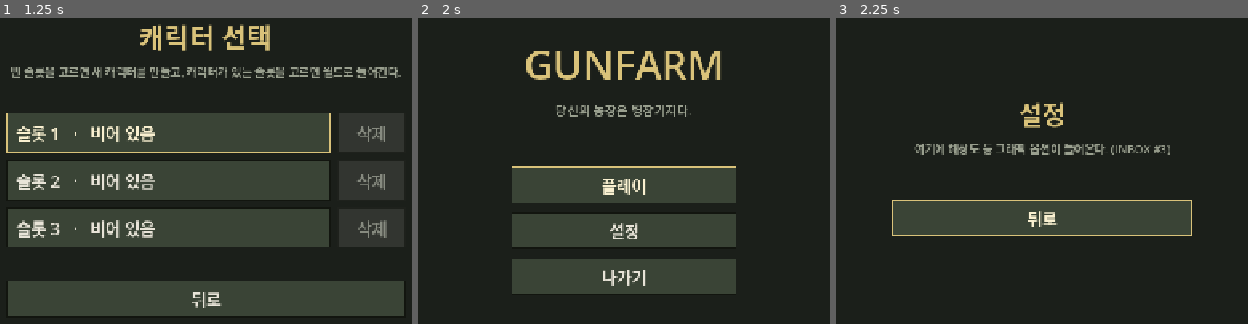
Above: before the commit, frames 1-3 (left to right).
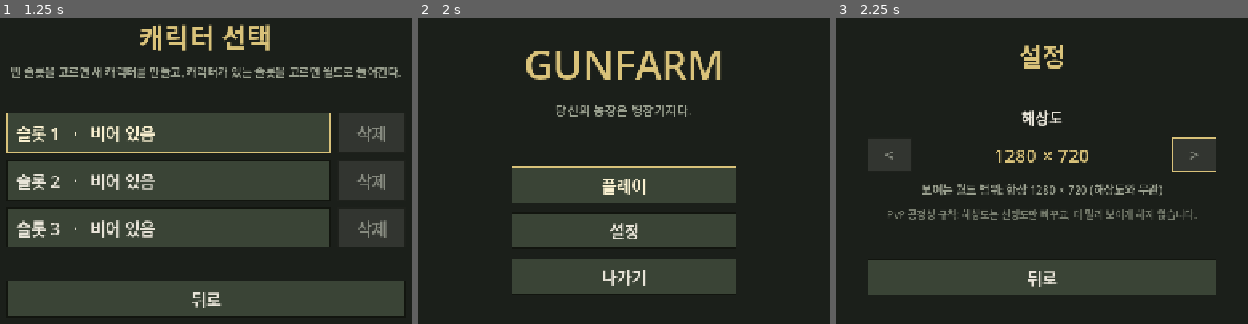
Above: after the commit, the same moments.

Repository: kimtuna/Gunfarm
Game: Godot game, scene res://scenes/main_menu.tscn
The game is run twice, just before and just after one commit, with the same random seed, the same clock (stepped at 60 frames per second) and the same inputs.
Inputs:
- Up to frame 1 (1.25 s): click "플레이" at 0.5 s
- Up to frame 2 (2 s): click "뒤로" at 1.25 s
- Up to frame 3 (2.25 s): click "설정" at 2 s

Frames 1-2 are identical in both runs. In frame 3, 21% of the frame differs, in the area x 7-93%, y 8-91%.

Commit message:
[INBOX #3] 설정 화면 해상도 옵션 — 해상도를 바꿔도 보이는 월드 범위는 고정
설정 화면에 해상도 선택(1280x720 / 1600x900 / 1920x1080 / 2560x1440)을 넣고, 고른 값을
user://settings.json 에 저장해 진입 씬에서 창에 반영한다. 해상도를 바꿔도 카메라가 덮는
월드 범위는 항상 논리 해상도 1280x720 그대로임을 자체 QA로 검증했다.

## 스스로 판단해서 고친 부분
- project.godot 의 stretch aspect 를 expand → keep 으로 바꿨다. expand 는 같은 16:9
  해상도끼리는 문제가 없지만, 사용자가 창틀을 끌어 16:9 아닌 비율로 만들면 월드가 더
  보여서 DESIGN.md 의 PvP 공정성 규칙을 깬다. keep 은 여백만 생기고 시야는 고정이다.
- 해상도 목록에서 지금 모니터에 안 들어가는 크기는 걸러낸다. 창이 화면 밖으로 삐져나가면
  뒤로 버튼조차 못 누르는 상황이 생기기 때문이다.
- 자리만 잡아뒀던 scripts/menu_placeholder.gd 를 지웠다 — 설정 화면이 채워져서 참조가
  없어졌다.
- 검증용 씬 qa/world_range_probe.tscn 을 새로 만들었다. 시야 경계 안쪽에 초록, 바깥에
  빨강 표식을 둬서 "빨강이 보이면 불합격"을 스크린샷만으로 판정할 수 있게 했다.
  카메라를 건드리는 다음 바퀴들이 그대로 재사용한다.

## 어려움 / 에러와 해결
- "보이는 월드 범위"를 창 크기로 계산하면 틀린다(stretch canvas_items 에서는 창을 키워도
  논리 해상도가 그대로다). 캔버스 변환의 역으로 뷰포트를 월드로 되돌려서 계산하는 방식으로
  풀었고, 이 사실은 docs/GOTCHAS.md 에 남겼다.

Co-Authored-By: Claude Opus 5 <noreply@anthropic.com>

Diff:
--- a/game/project.godot
+++ b/game/project.godot
@@ -15,11 +15,13 @@
 [display]
 
 ; PvP 공정성: 해상도를 바꿔도 보이는 월드 범위는 동일해야 한다 (docs/DESIGN.md "카메라 / 해상도").
-; canvas_items + expand 로 논리 해상도를 고정하고 비율만 늘린다.
+; canvas_items + keep 로 논리 해상도 1280x720 을 고정한다 — 창을 아무 크기/비율로 바꿔도
+; 보이는 월드 범위는 그대로고 선명도와 여백만 달라진다. (expand 는 창을 넓히면 월드가
+; 더 보여서 이 규칙을 깬다.)
 window/size/viewport_width=1280
 window/size/viewport_height=720
 window/stretch/mode="canvas_items"
-window/stretch/aspect="expand"
+window/stretch/aspect="keep"
 
 [rendering]
 
--- /dev/null
+++ b/game/qa/qa_settings.gd
@@ -0,0 +1,191 @@
+extends SceneTree
+
+## INBOX #3 자체 QA — 설정 화면의 해상도 옵션과 PvP 공정성 규칙.
+##
+## 실행:
+##   /Applications/Godot.app/Contents/MacOS/Godot --path game --script qa/qa_settings.gd
+##   (--headless 를 붙이면 캡처가 안 된다 — docs/GOTCHAS.md 참고)
+##
+## 확인하는 것:
+##   1) 설정 화면에서 해상도를 고르면 창 크기가 실제로 바뀌고 user:// 에 저장된다.
+##   2) 다시 들어오면 저장된 값이 그대로 보이고, 진입 씬(메인 메뉴)이 그걸 창에 반영한다.
+##   3) **해상도가 달라져도 카메라가 보여주는 월드 범위는 똑같다** (docs/DESIGN.md
+##      "카메라 / 해상도"). 창을 16:9 아닌 비율로 늘려도 마찬가지여야 한다.
+
+const SettingsStore := preload("res://scripts/settings_store.gd")
+
+const SHOTS := "user://qa_shots"
+const SETTINGS_SCENE := "res://scenes/settings.tscn"
+const MAIN_MENU_SCENE := "res://scenes/main_menu.tscn"
+const PROBE_SCENE := "res://qa/world_range_probe.tscn"
+
+## 논리 해상도가 그대로 월드 범위다 — 카메라가 원점에 있으므로 이 사각형이 나와야 한다.
+const EXPECTED_RANGE := Rect2(-640, -360, 1280, 720)
+
+var _steps: Array[Callable] = []
+var _step := 0
+var _wait := 0
+var _fails: Array[String] = []
+var _options: Array[Vector2i] = []
+
+
+func _initialize() -> void:
+	DirAccess.make_dir_recursive_absolute(SHOTS)
+	# 이전 실행의 저장 상태가 남아 거짓 실패를 내지 않게 지우고 시작한다 (docs/GOTCHAS.md).
+	DirAccess.remove_absolute(ProjectSettings.globalize_path(SettingsStore.SAVE_PATH))
+	SettingsStore.apply_resolution(SettingsStore.BASE_SIZE)
+	change_scene_to_file(SETTINGS_SCENE)
+
+	_options = SettingsStore.available_resolutions()
+	print("[qa] 이 화면에서 고를 수 있는 해상도: %s" % str(_options))
+
+	_steps = [
+		_step_initial,
+		func(): _press("Layout/ResolutionRow/NextButton"),
+		_step_after_next,
+		func(): _press("Layout/ResolutionRow/PrevButton"),
+		_step_after_prev,
+		_step_save_then_reenter_menu,
+		_step_menu_applied,
+		_step_start_probe,
+	]
+	# 해상도마다: 적용 → 월드 범위 확인 + 캡처.
+	for i in _options.size():
+		var size: Vector2i = _options[i]
+		_steps.append(func(): SettingsStore.apply_resolution(size))
+		_steps.append(func(): _check_range("해상도 %dx%d" % [size.x, size.y], "1%d_range_%dx%d" % [i, size.x, size.y]))
+	# 사용자가 창을 손으로 끌어 16:9 아닌 비율로 만든 경우에도 시야가 넓어지면 안 된다.
+	_steps.append(func(): DisplayServer.window_set_size(Vector2i(1600, 720)))
+	_steps.append(func(): _check_range("창을 손으로 늘린 1600x720", "20_range_dragged_1600x720"))
+	_steps.append(_step_cleanup)
+
+
+func _process(_delta: float) -> bool:
+	if current_scene == null:
+		return false  # change_scene_to_file 은 지연 반영된다 (docs/GOTCHAS.md).
+	if _wait > 0:
+		_wait -= 1
+		return false
+	if _step >= _steps.size():
+		_report()
+		if not _fails.is_empty():
+			quit(1)
+		return true
+	var step: Callable = _steps[_step]
+	_step += 1
+	_wait = 4  # 상태 변경(특히 창 크기)이 화면에 반영될 때까지 몇 프레임 쉰다.
+	step.call()
+	return false
+
+
+# --- 설정 화면 -----------------------------------------------------------------
+
+func _step_initial() -> void:
+	_expect_value("1280 × 720", "저장된 설정이 없을 때 기본 해상도")
+	_shoot("00_settings_default")
+
+
+func _step_after_next() -> void:
+	if _options.size() < 2:
+		_fails.append("고를 수 있는 해상도가 %d개뿐이라 이 화면에서는 검증이 불가능하다" % _options.size())
+		return
+	var expected: Vector2i = _options[1]
+	_expect_value("%d × %d" % [expected.x, expected.y], "다음 해상도로 넘긴 뒤")
+	_expect_window(expected, "다음 해상도로 넘긴 뒤")
+	var saved: Vector2i = SettingsStore.load_settings().get("resolution", Vector2i.ZERO)
+	if saved != expected:
+		_fails.append("저장 파일이 %s 인데 %s 여야 한다" % [saved, expected])
+	_shoot("01_settings_next")
+
+
+func _step_after_prev() -> void:
+	_expect_value("1280 × 720", "이전 해상도로 되돌린 뒤")
+	_expect_window(SettingsStore.BASE_SIZE, "이전 해상도로 되돌린 뒤")
+	_shoot("02_settings_prev")
+
+
+## 저장된 해상도를 메인 메뉴(진입 씬)가 창에 반영하는지.
+func _step_save_then_reenter_menu() -> void:
+	if _options.size() >= 2:
+		SettingsStore.save_settings({"resolution": _options[1]})
+	SettingsStore.apply_resolution(SettingsStore.BASE_SIZE)  # 일부러 어긋나게 해둔다.
+	change_scene_to_file(MAIN_MENU_SCENE)
+
+
+func _step_menu_applied() -> void:
+	if _options.size() >= 2:
+		_expect_window(_options[1], "메인 메뉴가 저장된 해상도를 반영")
+	_shoot("03_menu_applied_saved")
+
+
+# --- 월드 범위 (PvP 공정성) -------------------------------------------------------
+
+func _step_start_probe() -> void:
+	change_scene_to_file(PROBE_SCENE)
+
+
+## 카메라가 실제로 덮는 월드 사각형을 계산한다.
+## 캔버스 변환의 역이 곧 "화면 → 월드" 이므로, 뷰포트 전체를 월드로 되돌리면 시야가 나온다.
+func _visible_world_rect() -> Rect2:
+	return root.get_canvas_transform().affine_inverse() * Rect2(Vector2.ZERO, root.get_visible_rect().size)
+
+
+func _check_range(what: String, shot_name: String) -> void:
+	var rect := _visible_world_rect()
+	var window := DisplayServer.window_get_size()
+	print("[qa] %s → 창 %s / 보이는 월드 %s" % [what, window, rect])
+	if not rect.position.is_equal_approx(EXPECTED_RANGE.position) or not rect.size.is_equal_approx(EXPECTED_RANGE.size):
+		_fails.append("%s: 보이는 월드 범위가 %s — %s 여야 한다 (PvP 공정성)" % [what, rect, EXPECTED_RANGE])
+	_shoot(shot_name)
+
+
+func _step_cleanup() -> void:
+	SettingsStore.apply_resolution(SettingsStore.BASE_SIZE)
+	DirAccess.remove_absolute(ProjectSettings.globalize_path(SettingsStore.SAVE_PATH))
+
+
+# --- 도구 ----------------------------------------------------------------------
+
+func _press(node_path: String) -> void:
+	var button := current_scene.get_node_or_null(node_path) as Button
+	if button == null:
+		_fails.append("버튼을 못 찾음: %s (현재 씬 %s)" % [node_path, current_scene.name])
+		return
+	if button.disabled:
+		_fails.append("버튼이 비활성 상태다: %s" % node_path)
+		return
+	button.emit_signal("pressed")
+
+
+func _expect_value(text: String, what: String) -> void:
+	var label := current_scene.get_node_or_null("Layout/ResolutionRow/ResolutionValue") as Label
+	if label == null:
+		_fails.append("%s: 해상도 표시 라벨을 못 찾음" % what)
+		return
+	if label.text != text:
+		_fails.append("%s: 화면에 '%s' 인데 '%s' 여야 한다" % [what, label.text, text])
+
+
+func _expect_window(size: Vector2i, what: String) -> void:
+	var actual := DisplayServer.window_get_size()
+	if actual != size:
+		_fails.append("%s: 창 크기가 %s 인데 %s 여야 한다" % [what, actual, size])
+
+
+func _shoot(shot_name: String) -> void:
+	var texture := root.get_texture()
+	if texture == null:
+		_fails.append("캡처 실패(%s): 뷰포트 텍스처 없음 — --headless 로 돌린 건 아닌지 확인" % shot_name)
+		return
+	var image := texture.get_image()
+	var path := "%s/%s.png" % [SHOTS, shot_name]
+	image.save_png(path)
+	print("[qa] shot %s (%dx%d)" % [path, image.get_width(), image.get_height()])
+
+
+func _report() -> void:
+	if _fails.is_empty():
+		print("[qa] PASS — 해상도 설정과 월드 범위 고정 모두 정상")
+	else:
+		for f in _fails:
+			printerr("[qa] FAIL — %s" % f)
--- /dev/null
+++ b/game/qa/world_range_probe.gd
@@ -0,0 +1,54 @@
+extends Node2D
+
+## 자체 QA 전용 — "카메라가 보여주는 월드 범위"를 눈으로 볼 수 있게 만든 시험용 월드.
+## 실제 게임 씬이 아니다. (docs/DESIGN.md "카메라 / 해상도" PvP 공정성 규칙 검증용)
+##
+## 논리 해상도 경계(±640, ±360) 바로 안쪽에 초록 표식을, 바로 바깥에 빨간 표식을 둔다.
+## **빨간 표식이 화면에 보이면 그 해상도에서 시야가 넓어진 것 = 불합격**이다.
+## 해상도가 달라져도 초록 표식만 보이고 빨간 표식은 안 보여야 한다.
+
+const BASE_HALF := Vector2(640, 360)  # 논리 해상도 1280x720 의 절반
+const GRID := 80.0
+const MARGIN := 24.0  # 경계에서 표식까지의 거리
+
+const COLOR_BG := Color(0.105882, 0.121569, 0.101961)
+const COLOR_GRID := Color(0.227451, 0.266667, 0.211765)
+const COLOR_AXIS := Color(0.462745, 0.505882, 0.415686)
+const COLOR_INSIDE := Color(0.443137, 0.752941, 0.376471)
+const COLOR_OUTSIDE := Color(0.847059, 0.301961, 0.278431)
+
+
+func _draw() -> void:
+	var far := BASE_HALF * 3.0
+	draw_rect(Rect2(-far, far * 2.0), COLOR_BG)
+
+	var x := -far.x
+	while x <= far.x:
+		draw_line(Vector2(x, -far.y), Vector2(x, far.y), COLOR_GRID, 2.0)
+		x += GRID
+	var y := -far.y
+	while y <= far.y:
+		draw_line(Vector2(-far.x, y), Vector2(far.x, y), COLOR_GRID, 2.0)
+		y += GRID
+
+	draw_line(Vector2(-far.x, 0), Vector2(far.x, 0), COLOR_AXIS, 3.0)
+	draw_line(Vector2(0, -far.y), Vector2(0, far.y), COLOR_AXIS, 3.0)
+
+	# 논리 해상도 경계선.
+	draw_rect(Rect2(-BASE_HALF, BASE_HALF * 2.0), COLOR_INSIDE, false, 4.0)
+
+	for sx in [-1.0, 1.0]:
+		for sy in [-1.0, 1.0]:
+			var corner := Vector2(BASE_HALF.x * sx, BASE_HALF.y * sy)
+			_marker(corner - Vector2(sx, sy) * MARGIN, COLOR_INSIDE)
+			_marker(corner + Vector2(sx, sy) * MARGIN, COLOR_OUTSIDE)
+
+	var font := ThemeDB.fallback_font
+	draw_string(font, Vector2(-BASE_HALF.x + 40, -BASE_HALF.y + 70),
+			"초록 = 시야 안 (모든 해상도에서 보여야 함)", HORIZONTAL_ALIGNMENT_LEFT, -1, 28, COLOR_INSIDE)
+	draw_string(font, Vector2(-BASE_HALF.x + 40, -BASE_HALF.y + 110),
+			"빨강 = 시야 밖 (보이면 불합격)", HORIZONTAL_ALIGNMENT_LEFT, -1, 28, COLOR_OUTSIDE)
+
+
+func _marker(at: Vector2, color: Color) -> void:
+	draw_rect(Rect2(at - Vector2(14, 14), Vector2(28, 28)), color)
--- /dev/null
+++ b/game/qa/world_range_probe.tscn
@@ -0,0 +1,9 @@
+[gd_scene load_steps=2 format=3 uid="uid://bgfqaprobe000"]
+
+[ext_resource type="Script" path="res://qa/world_range_probe.gd" id="1_probe"]
+
+[node name="WorldRangeProbe" type="Node2D"]
+script = ExtResource("1_probe")
+
+[node name="Camera2D" type="Camera2D" parent="."]
+unique_name_in_owner = true
--- a/game/scenes/settings.tscn
+++ b/game/scenes/settings.tscn
@@ -1,6 +1,6 @@
 [gd_scene load_steps=3 format=3 uid="uid://bgunfarmsettng"]
 
-[ext_resource type="Script" path="res://scripts/menu_placeholder.gd" id="1_placeholder"]
+[ext_resource type="Script" path="res://scripts/settings.gd" id="1_settings"]
 [ext_resource type="Theme" path="res://ui/menu_theme.tres" id="2_theme"]
 
 [node name="Screen" type="Control"]
@@ -11,7 +11,7 @@
 grow_horizontal = 2
 grow_vertical = 2
 theme = ExtResource("2_theme")
-script = ExtResource("1_placeholder")
+script = ExtResource("1_settings")
 
 [node name="Background" type="ColorRect" parent="."]
 layout_mode = 1
@@ -29,10 +29,10 @@
 anchor_top = 0.5
 anchor_right = 0.5
 anchor_bottom = 0.5
-offset_left = -240.0
-offset_top = -120.0
-offset_right = 240.0
-offset_bottom = 120.0
+offset_left = -280.0
+offset_top = -180.0
+offset_right = 280.0
+offset_bottom = 180.0
 grow_horizontal = 2
 grow_vertical = 2
 theme_override_constants/separation = 14
@@ -45,15 +45,62 @@
 text = "설정"
 horizontal_alignment = 1
 
-[node name="Note" type="Label" parent="Layout"]
+[node name="Gap" type="Control" parent="Layout"]
+custom_minimum_size = Vector2(0, 24)
+layout_mode = 2
+
+[node name="ResolutionLabel" type="Label" parent="Layout"]
+layout_mode = 2
+theme_override_colors/font_color = Color(0.909804, 0.894118, 0.847059, 1)
+theme_override_font_sizes/font_size = 24
+text = "해상도"
+horizontal_alignment = 1
+
+[node name="ResolutionRow" type="HBoxContainer" parent="Layout"]
+layout_mode = 2
+theme_override_constants/separation = 12
+alignment = 1
+
+[node name="PrevButton" type="Button" parent="Layout/ResolutionRow"]
+unique_name_in_owner = true
+custom_minimum_size = Vector2(72, 56)
+layout_mode = 2
+text = "<"
+
+[node name="ResolutionValue" type="Label" parent="Layout/ResolutionRow"]
+unique_name_in_owner = true
+custom_minimum_size = Vector2(280, 56)
+layout_mode = 2
+size_flags_horizontal = 3
+theme_override_colors/font_color = Color(0.85098, 0.760784, 0.478431, 1)
+theme_override_font_sizes/font_size = 30
+text = "1280 × 720"
+horizontal_alignment = 1
+vertical_alignment = 1
+
+[node name="NextButton" type="Button" parent="Layout/ResolutionRow"]
+unique_name_in_owner = true
+custom_minimum_size = Vector2(72, 56)
+layout_mode = 2
+text = ">"
+
+[node name="RangeNote" type="Label" parent="Layout"]
+unique_name_in_owner = true
 layout_mode = 2
 theme_override_colors/font_color = Color(0.603922, 0.627451, 0.560784, 1)
 theme_override_font_sizes/font_size = 18
-text = "여기에 해상도 등 그래픽 옵션이 들어온다. (INBOX #3)"
+text = "보이는 월드 범위: 항상 1280 × 720 (해상도와 무관)"
 horizontal_alignment = 1
 
-[node name="Gap" type="Control" parent="Layout"]
-custom_minimum_size = Vector2(0, 40)
+[node name="FairnessNote" type="Label" parent="Layout"]
+layout_mode = 2
+theme_override_colors/font_color = Color(0.470588, 0.494118, 0.435294, 1)
+theme_override_font_sizes/font_size = 16
+text = "PvP 공정성 규칙: 해상도는 선명도만 바꾸고, 더 멀리 보이게 하지 않습니다."
+horizontal_alignment = 1
+
+[node name="Gap2" type="Control" parent="Layout"]
+custom_minimum_size = Vector2(0, 32)
 layout_mode = 2
 
 [node name="BackButton" type="Button" parent="Layout"]
@@ -62,4 +109,6 @@
 layout_mode = 2
 text = "뒤로"
 
+[connection signal="pressed" from="Layout/ResolutionRow/PrevButton" to="." method="_on_prev_pressed"]
+[connection signal="pressed" from="Layout/ResolutionRow/NextButton" to="." method="_on_next_pressed"]
 [connection signal="pressed" from="Layout/BackButton" to="." method="_on_back_pressed"]
--- a/game/scripts/main_menu.gd
+++ b/game/scripts/main_menu.gd
@@ -2,14 +2,19 @@
 
 ## 메인 메뉴 — 프로젝트 진입 씬 (docs/DESIGN.md "클라이언트 화면 흐름").
 ## 플레이 → 캐릭터 슬롯 화면
-## 설정   → 설정 화면(INBOX #3이 채운다)
+## 설정   → 설정 화면(해상도)
 ## 나가기 → 애플리케이션 종료
+
+const SettingsStore := preload("res://scripts/settings_store.gd")
 
 const CHARACTER_SLOTS_SCENE := "res://scenes/character_slots.tscn"
 const SETTINGS_SCENE := "res://scenes/settings.tscn"
 
 
 func _ready() -> void:
+	# 진입 씬이라 여기서 저장된 해상도를 창에 반영한다(오토로드를 쓰지 않는 이유는
+	# scripts/settings_store.gd 주석 참고).
+	SettingsStore.apply_saved()
 	# 키보드/패드만으로도 바로 조작할 수 있게 첫 버튼에 포커스를 준다.
 	(%PlayButton as Button).grab_focus()
 
--- a/game/scripts/menu_placeholder.gd
+++ /dev/null
@@ -1,24 +0,0 @@
-extends Control
-
-## 아직 내용이 없는 화면(설정=INBOX #3)의 자리만 잡아두는 스크립트.
-## 제목만 보여주고 메인 메뉴로 돌아가는 길만 열어둔다 — 실제 내용은 각 항목에서 채운다.
-
-const MAIN_MENU_SCENE := "res://scenes/main_menu.tscn"
-
-
-func _ready() -> void:
-	(%BackButton as Button).grab_focus()
-
-
-func _on_back_pressed() -> void:
-	_return_to_main_menu()
-
-
-func _unhandled_input(event: InputEvent) -> void:
-	if event.is_action_pressed("ui_cancel"):
-		get_viewport().set_input_as_handled()
-		_return_to_main_menu()
-
-
-func _return_to_main_menu() -> void:
-	get_tree().change_scene_to_file(MAIN_MENU_SCENE)
--- /dev/null
+++ b/game/scripts/settings.gd
@@ -0,0 +1,66 @@
+extends Control
+
+## 설정 화면 — 지금은 해상도 하나만 있다 (docs/DESIGN.md "카메라 / 해상도").
+##
+## 좌/우 버튼으로 해상도를 고르면 그 자리에서 창에 적용되고 user:// 에 저장된다.
+## 해상도를 바꿔도 보이는 월드 범위는 변하지 않는다 — PvP 공정성 규칙이라
+## 화면에도 그렇게 적어둔다.
+
+const SettingsStore := preload("res://scripts/settings_store.gd")
+
+const MAIN_MENU_SCENE := "res://scenes/main_menu.tscn"
+
+var _options: Array[Vector2i] = []
+var _index := 0
+
+
+func _ready() -> void:
+	var current: Vector2i = SettingsStore.load_settings().get("resolution", SettingsStore.BASE_SIZE)
+	_options = SettingsStore.available_resolutions(current)
+	_index = maxi(_options.find(current), 0)
+	_refresh()
+	(%NextButton as Button).grab_focus()
+
+
+func _refresh() -> void:
+	var size := _options[_index]
+	(%ResolutionValue as Label).text = "%d × %d" % [size.x, size.y]
+	# 고를 게 하나뿐이면(작은 화면) 화살표는 눌러도 의미가 없다.
+	var many := _options.size() > 1
+	(%PrevButton as Button).disabled = not many
+	(%NextButton as Button).disabled = not many
+	(%RangeNote as Label).text = "보이는 월드 범위: 항상 %d × %d (해상도와 무관)" % [
+		SettingsStore.BASE_SIZE.x, SettingsStore.BASE_SIZE.y
+	]
+
+
+func _on_prev_pressed() -> void:
+	_step(-1)
+
+
+func _on_next_pressed() -> void:
+	_step(1)
+
+
+func _step(delta: int) -> void:
+	if _options.size() <= 1:
+		return
+	_index = wrapi(_index + delta, 0, _options.size())
+	var size := _options[_index]
+	SettingsStore.apply_resolution(size)
+	SettingsStore.save_settings({"resolution": size})
+	_refresh()
+
+
+func _on_back_pressed() -> void:
+	_return_to_main_menu()
+
+
+func _unhandled_input(event: InputEvent) -> void:
+	if event.is_action_pressed("ui_cancel"):
+		get_viewport().set_input_as_handled()
+		_return_to_main_menu()
+
+
+func _return_to_main_menu() -> void:
+	get_tree().change_scene_to_file(MAIN_MENU_SCENE)
--- /dev/null
+++ b/game/scripts/settings_store.gd
@@ -0,0 +1,106 @@
+extends RefCounted
+
+## 그래픽 설정(해상도)의 저장/불러오기/적용 (docs/DESIGN.md "카메라 / 해상도").
+##
+## slot_store.gd 와 같은 이유로 노드를 상속하지 않는 순수 클래스다 — 화면 없이
+## 단독으로 돌아가야 하고, 오토로드는 `--script` 자체 QA에서 컴파일 에러를 낸다
+## (docs/GOTCHAS.md).
+##
+## **PvP 공정성**: 해상도는 창의 픽셀 크기와 선명도만 바꾼다. 카메라가 보여주는
+## 월드 범위는 항상 BASE_SIZE(논리 해상도) 그대로다 — project.godot 의
+## stretch mode=canvas_items / aspect=keep 이 그걸 보장한다.
+
+const SAVE_PATH := "user://settings.json"
+const FORMAT_VERSION := 1
+
+## 논리 해상도. project.godot 의 window/size/viewport_width/height 와 반드시 같아야 한다.
+## 이 값이 곧 "화면에 보이는 월드 범위"다.
+const BASE_SIZE := Vector2i(1280, 720)
+
+## 고를 수 있는 해상도. 전부 16:9 다 — 논리 해상도와 비율이 같아야 검은 여백 없이
+## 꽉 찬다(비율이 다른 창은 여백이 생길 뿐, 보이는 월드 범위는 그대로다).
+const RESOLUTIONS: Array[Vector2i] = [
+	Vector2i(1280, 720),
+	Vector2i(1600, 900),
+	Vector2i(1920, 1080),
+	Vector2i(2560, 1440),
+]
+
+
+static func default_settings() -> Dictionary:
+	return {"resolution": BASE_SIZE}
+
+
+## 지금 화면(모니터)에 실제로 들어가는 해상도만 고를 수 있게 거른다.
+## `current` 는 이미 저장돼 있는 값이라 화면보다 커도 목록에 남긴다(고른 걸 잃지 않게).
+static func available_resolutions(current := Vector2i.ZERO) -> Array[Vector2i]:
+	var usable := DisplayServer.screen_get_usable_rect(DisplayServer.window_get_current_screen()).size
+	var list: Array[Vector2i] = []
+	for size in RESOLUTIONS:
+		if (size.x <= usable.x and size.y <= usable.y) or size == current:
+			list.append(size)
+	if list.is_empty():
+		list.append(BASE_SIZE)  # 어떤 화면에서도 최소 하나는 고를 수 있어야 한다.
+	return list
+
+
+static func load_settings() -> Dictionary:
+	var settings := default_settings()
+	if not FileAccess.file_exists(SAVE_PATH):
+		return settings
+	var file := FileAccess.open(SAVE_PATH, FileAccess.READ)
+	if file == null:
+		push_warning("설정을 못 읽었다: %s" % error_string(FileAccess.get_open_error()))
+		return settings
+	var text := file.get_as_text()
+	file.close()
+	var parsed: Variant = JSON.parse_string(text)
+	if typeof(parsed) != TYPE_DICTIONARY:
+		push_warning("설정 파일이 깨졌다 — 기본값으로 시작한다.")
+		return settings
+	var data: Dictionary = parsed
+	if int(data.get("version", 0)) != FORMAT_VERSION:
+		push_warning("모르는 설정 형식(version=%s) — 기본값으로 시작한다." % data.get("version", 0))
+		return settings
+	# JSON 은 숫자를 float 로 준다 → int 로 감싼다 (docs/GOTCHAS.md).
+	var size := Vector2i(int(data.get("resolution_width", 0)), int(data.get("resolution_height", 0)))
+	if RESOLUTIONS.has(size):
+		settings["resolution"] = size
+	else:
+		push_warning("모르는 해상도 %s — 기본값을 쓴다." % size)
+	return settings
+
+
+static func save_settings(settings: Dictionary) -> bool:
+	var size: Vector2i = settings.get("resolution", BASE_SIZE)
+	var file := FileAccess.open(SAVE_PATH, FileAccess.WRITE)
+	if file == null:
+		push_error("설정을 못 썼다: %s" % error_string(FileAccess.get_open_error()))
+		return false
+	file.store_string(JSON.stringify({
+		"version": FORMAT_VERSION,
+		"resolution_width": size.x,
+		"resolution_height": size.y,
+	}, "\t"))
+	file.close()
+	return true
+
+
+## 창 크기만 바꾼다. 논리 해상도(BASE_SIZE)는 건드리지 않으므로 보이는 월드 범위는 그대로다.
+static func apply_resolution(size: Vector2i) -> void:
+	if DisplayServer.window_get_size() != size:
+		DisplayServer.window_set_size(size)
+	_center_window(size)
+
+
+## 저장된 해상도를 창에 반영한다. 진입 씬(메인 메뉴)이 시작할 때 한 번 부른다.
+static func apply_saved() -> Vector2i:
+	var size: Vector2i = load_settings().get("resolution", BASE_SIZE)
+	apply_resolution(size)
+	return size
+
+
+static func _center_window(size: Vector2i) -> void:
+	var screen := DisplayServer.window_get_current_screen()
+	var usable := DisplayServer.screen_get_usable_rect(screen)
+	DisplayServer.window_set_position(usable.position + (usable.size - size) / 2)
Not shown, changed: docs/DESIGN.md
Not shown, changed: docs/GOTCHAS.md
Not shown, changed: docs/STATUS.md
Not shown, changed: docs/feedback/INBOX.md
